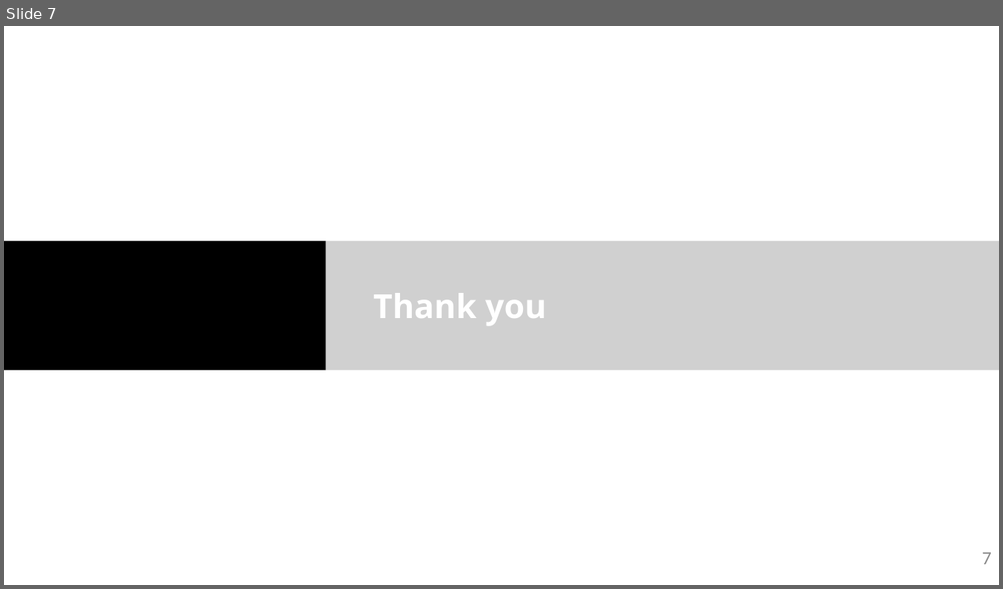
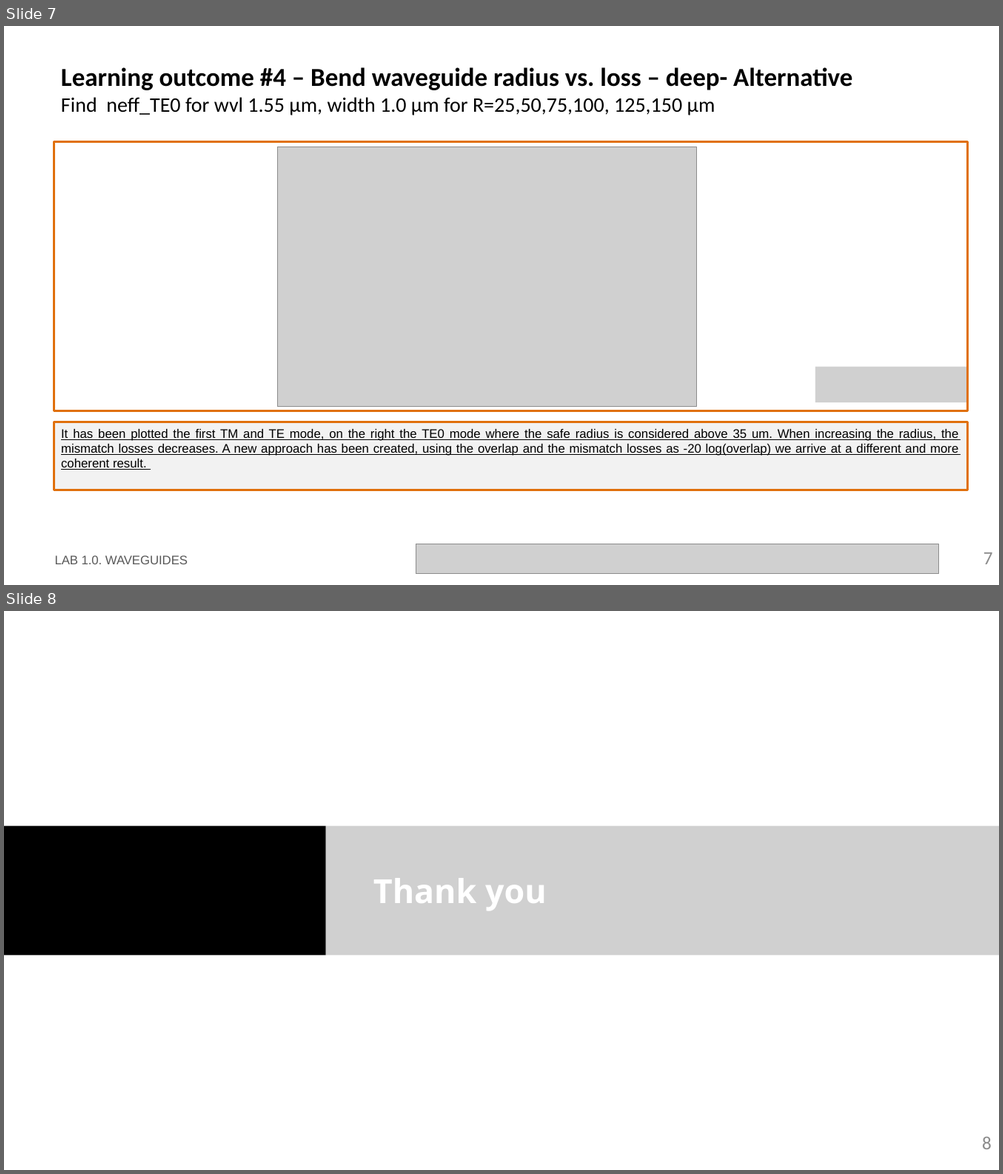
Before and after one commit to SergioC-upv/pic-upv-lab1, a slide deck: LabBook_10.pptx. Shown one above the other, each under a label of ours: slide 7 before the commit, slides 7 and 8 after it. The pictures are 1003x589 and 1003x1174 pixels, drawn with LibreOffice and Linux fonts; fonts in the diff are those of the drawing; grey boxes stand for pictures; background and template pictures are left out. Boxes give left, top, right and bottom in pixels: in the first picture for what was removed or moved away, otherwise in the second. Text is boxed around its words. In the diff, an @@ line names an element or a change of style, - is before the commit and + after.

```diff
--- a/LabBook_10.pptx
+++ b/LabBook_10.pptx
@@ slide 7 added at (x1=4, y1=26, x2=999, y2=585), background #FFFFFF @@
@@ title added at (x1=61, y1=67, x2=852, y2=116), 20 pt, text #000000 @@
+Learning outcome #4 – Bend waveguide radius vs. loss – deep- Alternative
+Find neff_TE0 for wvl 1.55 µm, width 1.0 µm for R=25,50,75,100, 125,150 µm
@@ rectangle added at (x1=54, y1=141, x2=968, y2=412), outline #E0700D 2.25 pt @@
@@ picture added at (x1=278, y1=147, x2=697, y2=406) @@
@@ text added at (x1=247, y1=254, x2=756, y2=329), 18 pt, text #000000 @@
+deep waveguide
+Paste dB/90º neff_TE0 & neff_TM0 vs R
@@ picture added at (x1=815, y1=367, x2=967, y2=403) @@
@@ rectangle added at (x1=54, y1=423, x2=968, y2=491), fill #F2F2F2, outline #E0700D 2.25 pt, 12 pt, text #000000, underline @@
+It has been plotted the first TM and TE mode, on the right the TE0 mode where the safe radius is considered above 35 um. When increasing the radius, the mismatch losses decreases. A new approach has been created, using the overlap and the mismatch losses as -20 log(overlap) we arrive at a different and more coherent result.
@@ text added at (x1=55, y1=556, x2=188, y2=565), 12 pt, text #585858 @@
+LAB 1.0. WAVEGUIDES
@@ picture added at (x1=416, y1=545, x2=939, y2=574) @@
@@ page number added at (x1=983, y1=553, x2=993, y2=565), 18 pt, text #8C8C8C @@
+7
@@ what was slide 7 is now slide 8 @@
@@ page number at (x1=982, y1=1137, x2=991, y2=1150): text changed @@
-7
+8
```
Also in this commit, not shown: 1 other file.
